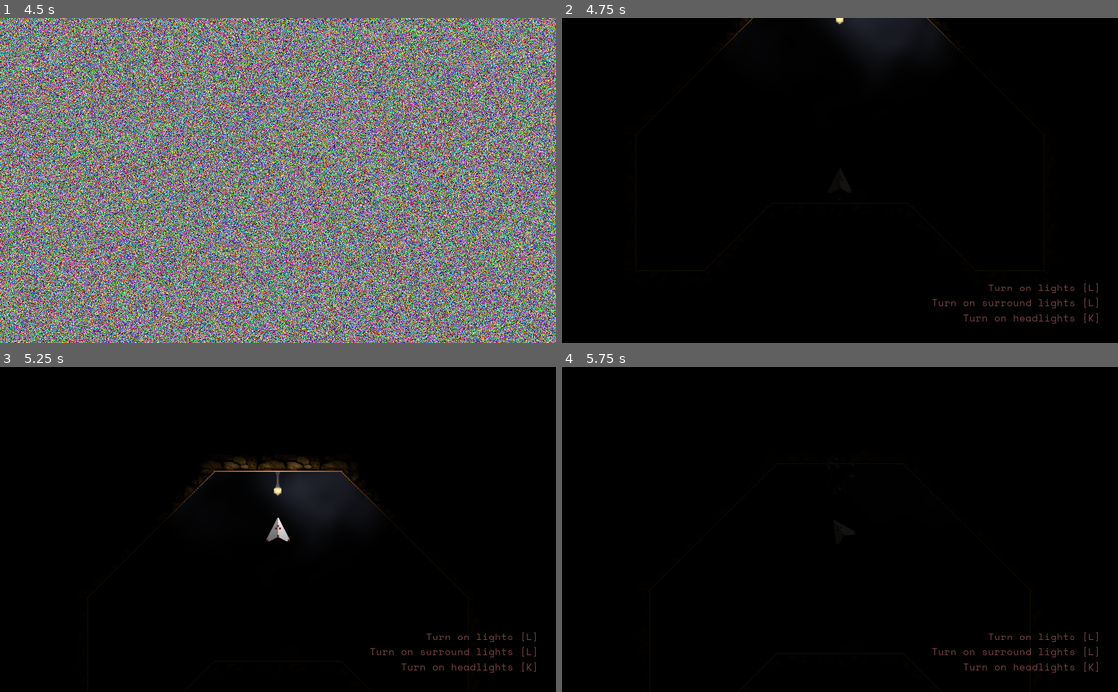
Above: before the commit, frames 1-4 (two rows, left to right).
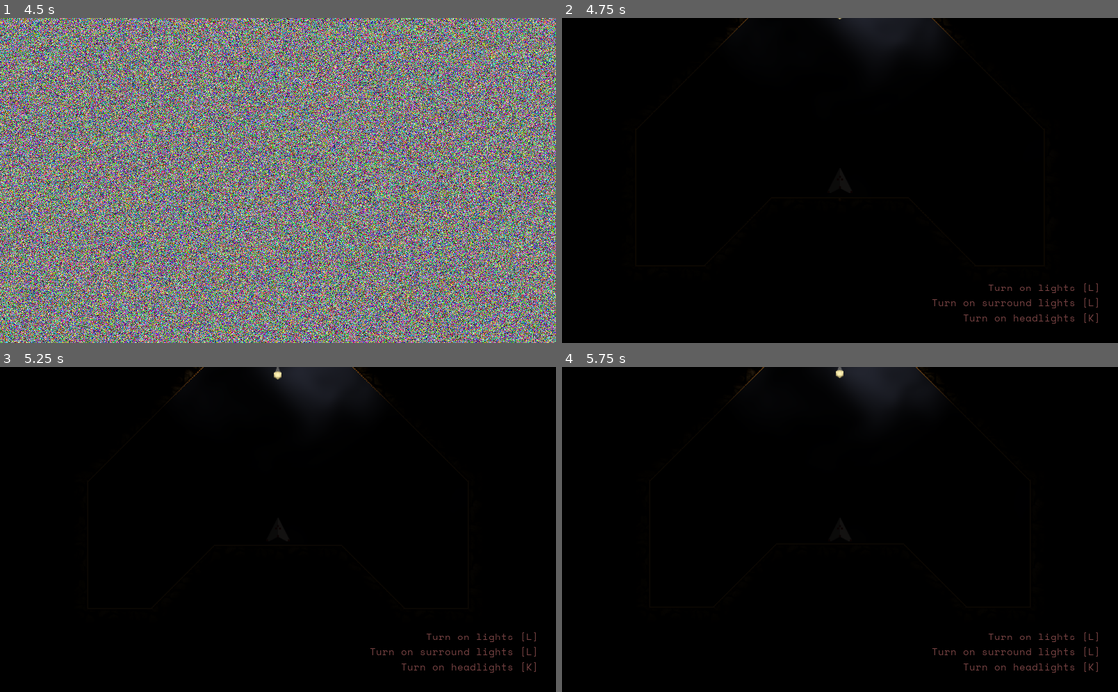
Above: after the commit, the same moments.

Repository: maximinus/scheme7
Game: Godot game, scene res://scenes/Interface/Dialog/Dialog.tscn
The game is run twice, just before and just after one commit, with the same random seed, the same clock (stepped at 60 frames per second) and the same inputs. The engine's default icon, where the game draws it, is replaced by a stand-in: a white triangle on a blue panel in a dark square. Sound files missing from this copy of the repository are replaced by a short silence.
Inputs:
- Up to frame 1 (4.5 s): tap Enter (Enter) at 0.5, 0.6, 2, 2.75, 3.5, 3.6 s; hold D (RightTurn) 0.53-1.28 s; tap Space (FireLaser) at 1.25, 1.35, 4.35 s; hold M (download) 1.28-2.03 s; hold D (RightTurn) 2.03-2.78 s; tap K (FullBeam) at 2.1 s; hold W (Thrust) 2.78-3.53 s; tap L (Lights) at 2.85 s; hold A (LeftTurn) from 3.53 s (still down)
- Up to frame 2 (4.75 s): keep holding A (LeftTurn)
- Up to frame 3 (5.25 s): release A (LeftTurn) at 5.03 s; hold M (download) from 5.03 s (still down); tap K (FullBeam) at 5.1 s
- Up to frame 4 (5.75 s): keep holding M (download)

Frame 1 is identical in both runs. In frame 2, 0.1% of the frame differs, in the area x 28-72%, y 0-10%; in frame 3, 4.0%, in the area x 30-70%, y 0-54%; in frame 4, 1.3%.
Error before the commit: Invalid get index '3' (on base: 'Array'). (res://code/ship/ship.gd:36)

Commit message:
moved to sensible status memory object

Diff:
--- a/Scheme7/code/ship/ship.gd
+++ b/Scheme7/code/ship/ship.gd
@@ -2,13 +2,23 @@
 
 class_name Ship
 
-enum Status {Landing=0, Landed=1, Takeoff=3, Electrified=4}
+class Status:
+	var landing: bool
+	var landed: bool
+	var takeoff: bool
+	var electrified: bool
+
+	func _init() -> void:
+		landing = false
+		landed = false
+		takeoff = false
+		electrified = false
 
 var rocket
 var battery
 var shield
 var gun
-var status_effects
+var status
 
 var last_force: Vector2 = Vector2(0.0, 0.0)
 var position: Vector2 = Vector2(0, 0)
@@ -18,9 +28,7 @@
 	battery = b
 	shield = s
 	gun = g
-	status_effects = []
-	for i in range(Status.Electrified - 1):
-		status_effects.append(false)
+	status = Status.new()
 
 func calculateSystemFailure(_speed: float, _pos: Vector2) -> void:
 	pass
@@ -31,12 +39,4 @@
 	battery.reset()
 	shield.reset()
 	position = Vector2(0.0, 0.0)
-
-func getStatus(status: int) -> bool:
-	return status_effects[status]
-
-func setStatus(status: int, value: bool) -> void:
-	status_effects[status] = value
-
-func invertStatus(status: int):
-	status_effects[status] = !status_effects[status]
+	status = Status.new()
--- a/Scheme7/scenes/Player/Player.gd
+++ b/Scheme7/scenes/Player/Player.gd
@@ -61,17 +61,17 @@
 	$Image.frame = ship.shield.getDamageFrame()
 
 	if Input.is_action_pressed('Thrust') and ship.rocket.canFireRocket():
-		ship.setStatus(Ship.Status.Landing, false)
-		if ship.getStatus(Ship.Status.Landed):
-			ship.setStatus(Ship.Status.Landed, false)
-			ship.setStatus(Ship.Status.Takeoff, true)
+		ship.status.landing = false
+		if ship.status.landed == true:
+			ship.status.landed = false
+			ship.status.takeoff = true
 			zoom_target = 1.1
 			zoom_speed = 0.3
 		flameOn(delta)
 	else:
 		flameOff(delta)
 
-	if ship.getStatus(Ship.Status.Landing) or ship.getStatus(Ship.Status.Landed):
+	if ship.status.landing == true or ship.status.landed == true:
 		return
 
 	if ship.rocket.canTurn() == true:
@@ -80,7 +80,7 @@
 		if Input.is_action_pressed('RightTurn'):
 			rotation_degrees += ROTATION_SPEED * delta
 
-	if ship.getStatus(Ship.Status.Electrified) == true:
+	if ship.status.electrified == true:
 		rotation += rand_range(-ELECTRIC_TURN_FORCE, ELECTRIC_TURN_FORCE) * delta
 
 	if turning != 0:
@@ -169,6 +169,7 @@
 		if abs(xspeed) < 0.1:
 			xspeed = 0.0
 	velocity.x = xspeed
+	# add gravity and then move
 	velocity += GRAVITY_VECTOR * delta
 	var collision = move_and_collide(velocity * delta)
 	# did we collide?
@@ -176,7 +177,7 @@
 		return
 	# we did, are we actually landed?
 	if velocity.x == 0.0 and rotation_degrees == 0.0:
-		ship.setStatus(Ship.Status.Landed, true)
+		ship.status.landed = true
 		turning = 0.0
 		# what did we land on?
 		if collision.collider.is_in_group('lander'):
@@ -185,22 +186,22 @@
 			zoom_speed = -0.4
 
 func _physics_process(delta) -> void:
-	if ship.getStatus(Ship.Status.Landed) or processing == false:
-		return
-
-	if ship.getStatus(Ship.Status.Landing):
+	if ship.status.landed == true or processing == false:
+		return
+
+	if ship.status.landing == true:
 		processLanding(delta)
 		return
 
 	# apply gravity and move - don't apply on takeoff
-	if ship.getStatus(Ship.Status.Takeoff) == false:
+	if ship.status.takeoff == false:
 		velocity += GRAVITY_VECTOR * delta
-	else:
-		velocity += TAKEOFF_INJECTION
 	if ship.rocket.firing_rocket == true:
 		velocity += ship.rocket.getForceVector(rotation)
-
-	if ship.getStatus(Ship.Status.Electrified):
+	if ship.status.takeoff == true:
+		velocity += TAKEOFF_INJECTION
+
+	if ship.status.electrified == true:
 		# force is opposite to current movement
 		if electric_meet_force.x > 0:
 			velocity.x -= rand_range(0, ELECTRIC_MOVE_FORCE)
@@ -253,7 +254,7 @@
 			velocity.y *= -BOUNCE
 		var speed = min(collision_speed, 100)
 		collidePlayer(result.position, speed)
-	ship.setStatus(Ship.Status.Takeoff, true)
+	ship.status.takeoff = false
 
 func checkLanding(_normal) -> void:
 	# if contact is slow, and going down, then we may be landing
@@ -274,7 +275,7 @@
 		# not landing, too much angle
 		return
 	# finally, we are landing
-	ship.setStatus(Ship.Status.Landing, true)
+	ship.status.landing = true
 
 func addTurning(normal) -> void:
 	var angle_rad: float = atan2(normal.y, normal.x)
@@ -310,7 +311,7 @@
 	# player has hit something
 	# speed ranges from 0 - 50
 	# don't collide on first frame after takeoff
-	if ship.getStatus(Ship.Status.Takeoff):
+	if ship.status.takeoff == true:
 		return
 	$CollisionSound.volume_db = (speed - 50) / 10.0
 	$CollisionSound.play()
@@ -332,12 +333,12 @@
 	$RocketSound.stop()
 
 func _on_ElectricBarrier_electric_contact_end() -> void:
-	ship.setStatus(Ship.Status.Electrified, false)
+	ship.status.electrified = false
 	if $ElectricCollision.playing == true:
 		$ElectricCollision.stop()
 
 func _on_ElectricBarrier_electric_contact_start() -> void:
-	ship.setStatus(Ship.Status.Electrified, true)
+	ship.status.electrified = true
 	electric_meet_force = velocity
 	if $ElectricCollision.playing == false:
 		$ElectricCollision.play()
